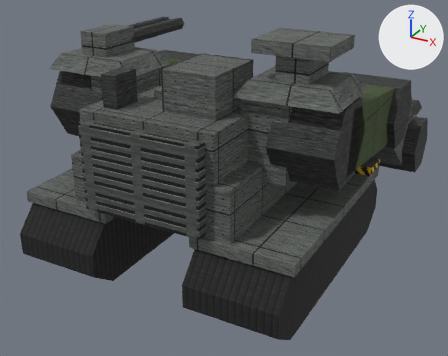
An edit to the glTF model art/models/badger.glb, drawn before and after from the same camera.
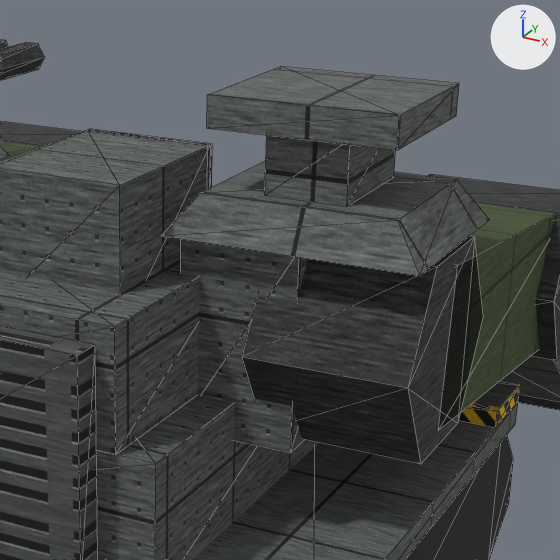
Each version is shown whole from a 50 mm lens placed at (78.6, -135.7, 89.6), pointed at (-6.8, 19.6, 11.9), then close up on the part from 37% to 89% of the width and 0% to 65% of the height. Lighting does not change. The marker at upper right points along +X, +Y and +Z. The last two pictures show the newer version. The close-ups show mesh edges as thin lines. Where no turn or scale is listed for an object, it has been applied to the vertices.

The scene before the commit, as lines of its bpy script (objects in view):
```python
me_ablative = bpy.data.meshes.new('ablative')
me_ablative.from_pydata(...)  # a box spanning x 18.5..36.5, y -14.0..2.0, z 60.0..63.0
me_ablative.materials.append(mat_steel_plate)  # picture img_plate
me_forearm_001 = bpy.data.meshes.new('forearm.001')
me_forearm_001.from_pydata(...)  # 8 vertices, 12 faces; spans x 24.0..40.0, y 31.1..63.1, z 12.7..42.1
me_forearm_001.materials.append(mat_steel_plate)  # picture img_plate
me_upper_boom_001 = bpy.data.meshes.new('upper_boom.001')
me_upper_boom_001.from_pydata(...)  # 8 vertices, 12 faces; spans x 24.0..40.0, y -6.8..36.6, z 27.7..48.0
me_upper_boom_001.materials.append(mat_livery_livery2)  # picture img_livery2
ob_ablative = bpy.data.objects.new('ablative', me_ablative)
ob_ablative.location = (0.0, 0.0, 0.0)
ob_forearm_001 = bpy.data.objects.new('forearm.001', me_forearm_001)
ob_forearm_001.location = (0.0, 0.0, 0.0)
ob_upper_boom_001 = bpy.data.objects.new('upper_boom.001', me_upper_boom_001)
ob_upper_boom_001.location = (0.0, 0.0, 0.0)
# also in view: 'elbow' at (-32.0, 35.8, 35.6); 'deck' at (0.0, -14.0, 40.0); 'pauldron.001' at (27.5, -6.0, 52.0); 'skirt.001' at (25.0, 0.0, 19.5); 'autogun.001' at (-25.1, 12.0, 57.0)
```
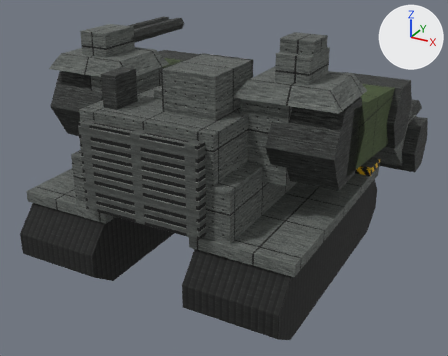
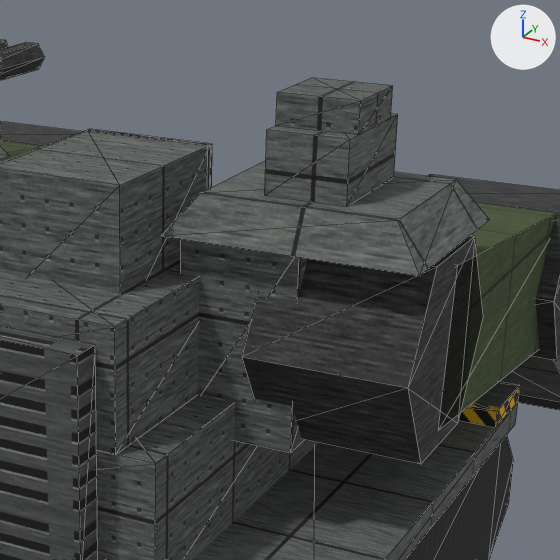
What differs and where, as boxes [x1, y1, x2, y2] in the close-ups (560 x 560 px):
'ablative', deleted: before [207, 66, 459, 150]
'pad', added: after [276, 78, 393, 135]

Edits to the bpy script that builds the scene:
```text
Add me_pad:
    me_pad.from_pydata(...)  # a box spanning x -4.0..4.0, y -4.0..4.0, z -3.0..0.0
    me_pad.materials.append(mat_steel_panel)  # picture img_panel
Remove ob_ablative:
    ob_ablative = bpy.data.objects.new('ablative', me_ablative)
    ob_ablative.location = (0.0, 0.0, 0.0)
Add ob_pad:
    ob_pad = bpy.data.objects.new('pad', me_pad)
    ob_pad.location = (27.5, -6.0, 63.0)
```
